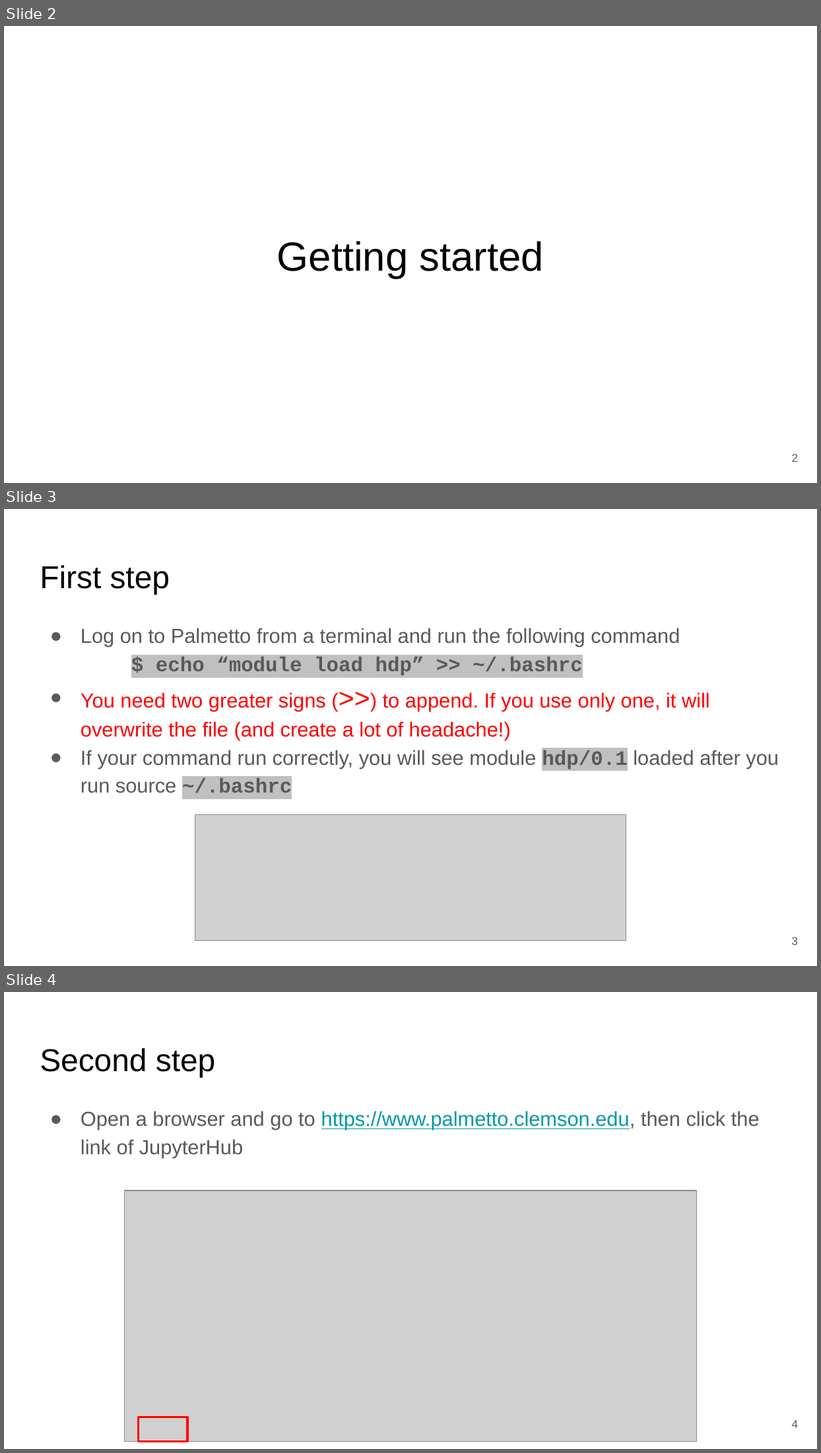
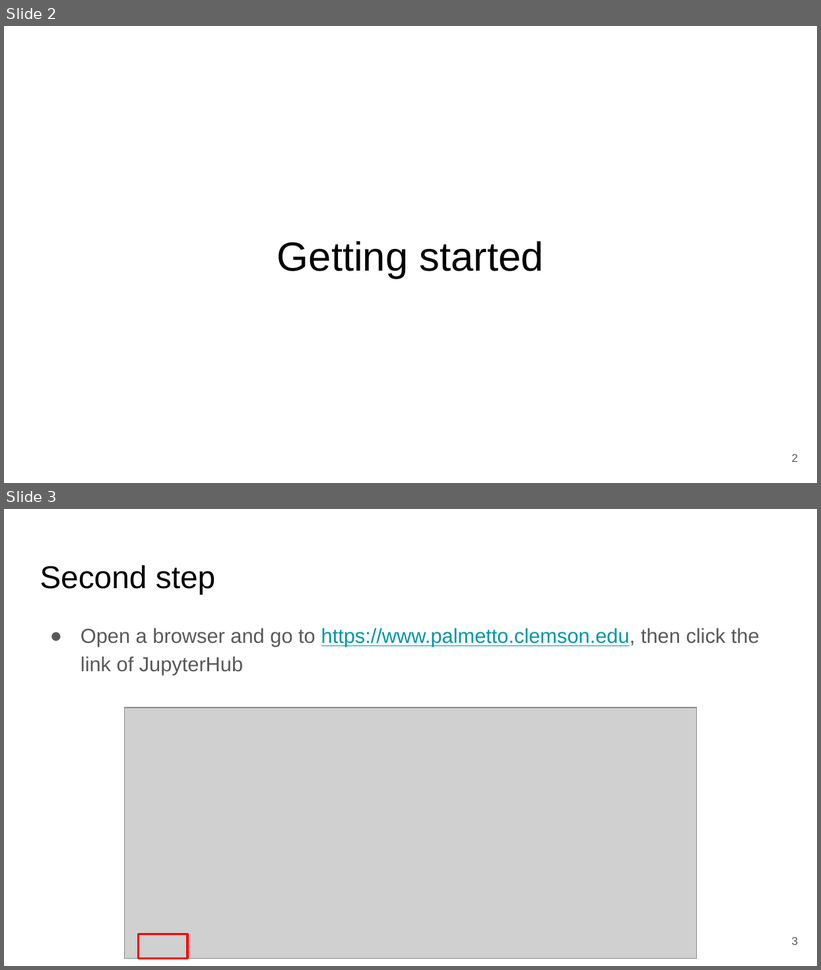
Before and after one commit to clemsonciti/workshop-python-intro-to-spark, a slide deck: Getting_started.pptx. Shown one above the other, each under a label of ours: slides 2, 3 and 4 before the commit, slides 2 and 3 after it. The pictures are 821x1453 and 821x970 pixels, drawn with LibreOffice and Linux fonts; fonts in the diff are those of the drawing; grey boxes stand for pictures. Boxes give left, top, right and bottom in pixels: in the first picture for what was removed or moved away, otherwise in the second. Text is boxed around its words. In the diff, an @@ line names an element or a change of style, - is before the commit and + after.

```diff
--- a/Getting_started.pptx
+++ b/Getting_started.pptx
@@ slide 3 removed at box(4, 509, 817, 966), background #FFFFFF @@
@@ title removed at box(40, 565, 170, 594) @@
-First step
@@ text removed at box(81, 628, 779, 793) @@
-● Log on to Palmetto from a terminal and run the following command
-$ echo “module load hdp” >> ~/.bashrc
-● You need two greater signs (>>) to append. If you use only one, it will overwrite the file (and create a lot of headache!)
-● If your command run correctly, you will see module hdp/0.1 loaded after you run source ~/.bashrc
@@ picture removed at box(195, 815, 627, 941) @@
@@ page number removed at box(792, 937, 799, 945) @@
-3
@@ what was slide 4 is now slide 3 @@
@@ page number at box(792, 937, 799, 945): text changed @@
-4
+3
```
